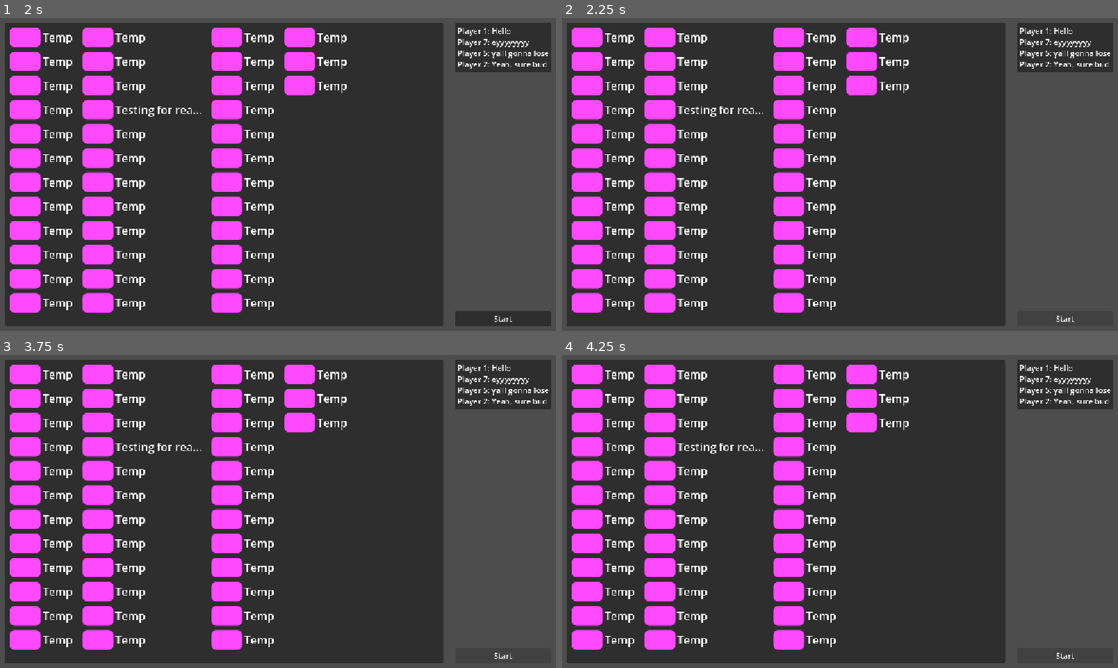
Above: before the commit, frames 1-4 (two rows, left to right).
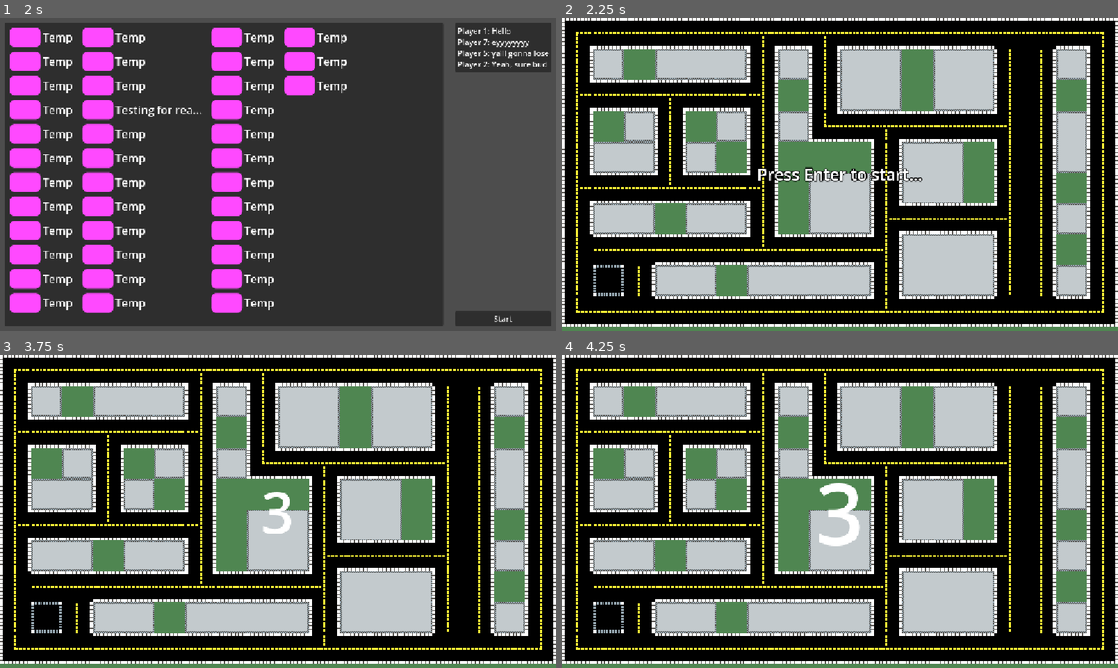
Above: after the commit, the same moments.

Repository: theCYBRIX/.devHacks-2026
Game: Godot game, scene res://start_screen.tscn
Same seed, same stepped clock (60 frames per second), same inputs: the game is played once before the commit and once after it. Sound files missing from this copy of the repository are replaced by a short silence.
Inputs (mouse positions are in pixels of both pictures, inside the frame that each line leads up to):
- Up to frame 1 (2 s): tap Enter (ui_accept) at 0.5, 0.77 s; hold D (turn_right) 0.53-1.25 s; tap S (decelerate) at 0.6 s; click "Host" at 1.25 s
- Up to frame 2 (2.25 s): click "Start" at 2 s
- Up to frame 3 (3.75 s): click (500, 655) at 2.75 s, where only the run before the commit has a clickable "Start"; tap Enter (ui_accept) at 3.5 s; hold Space (handbrake) from 3.53 s (still down); tap S (decelerate) at 3.6 s
- Up to frame 4 (4.25 s): keep holding Space (handbrake); tap Enter (ui_accept) at 3.77 s

Frame 1 is identical in both runs. In frame 2, 99% of the frame differs, in the area x 0-100%, y 0-100%; in frame 3, 99%; in frame 4, 99%.

Commit message:
fix: corrected path to game scene within lobby

Diff:
--- a/my-hood,-winnipeg/scenes/lobby/lobby.gd
+++ b/my-hood,-winnipeg/scenes/lobby/lobby.gd
@@ -4,6 +4,7 @@
 signal list_updated
 
 
+const GAME_SCREEN = preload("uid://ckpuqcsc0cgi6")
 const PLAYER_ENTRY = preload("uid://cgg8p5yetahvu")
 
 
@@ -87,4 +88,4 @@
 
 
 func _on_start_button_pressed() -> void:
-	get_tree().change_scene_to_file("res://main.tscn")
+	get_tree().change_scene_to_packed(GAME_SCREEN)
